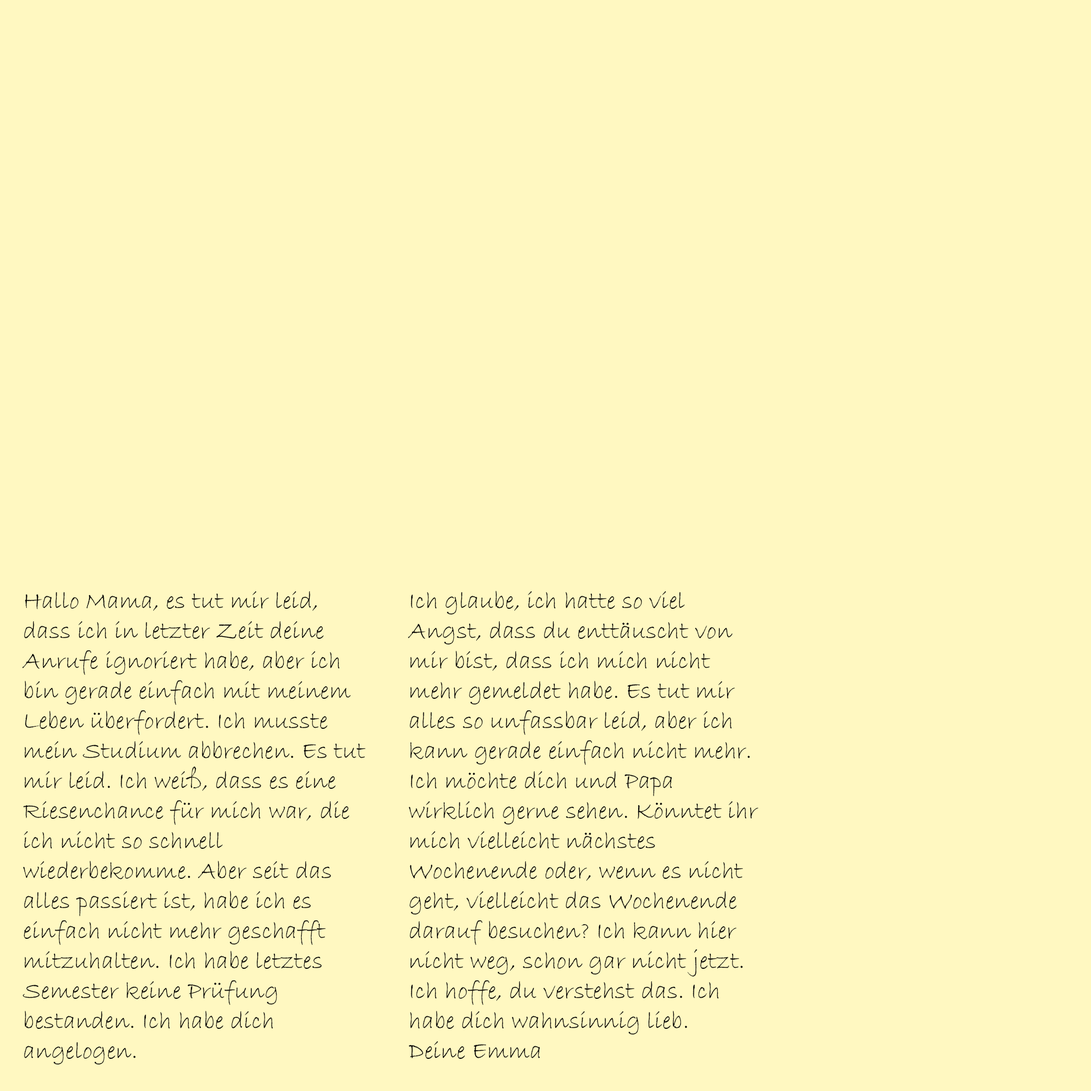
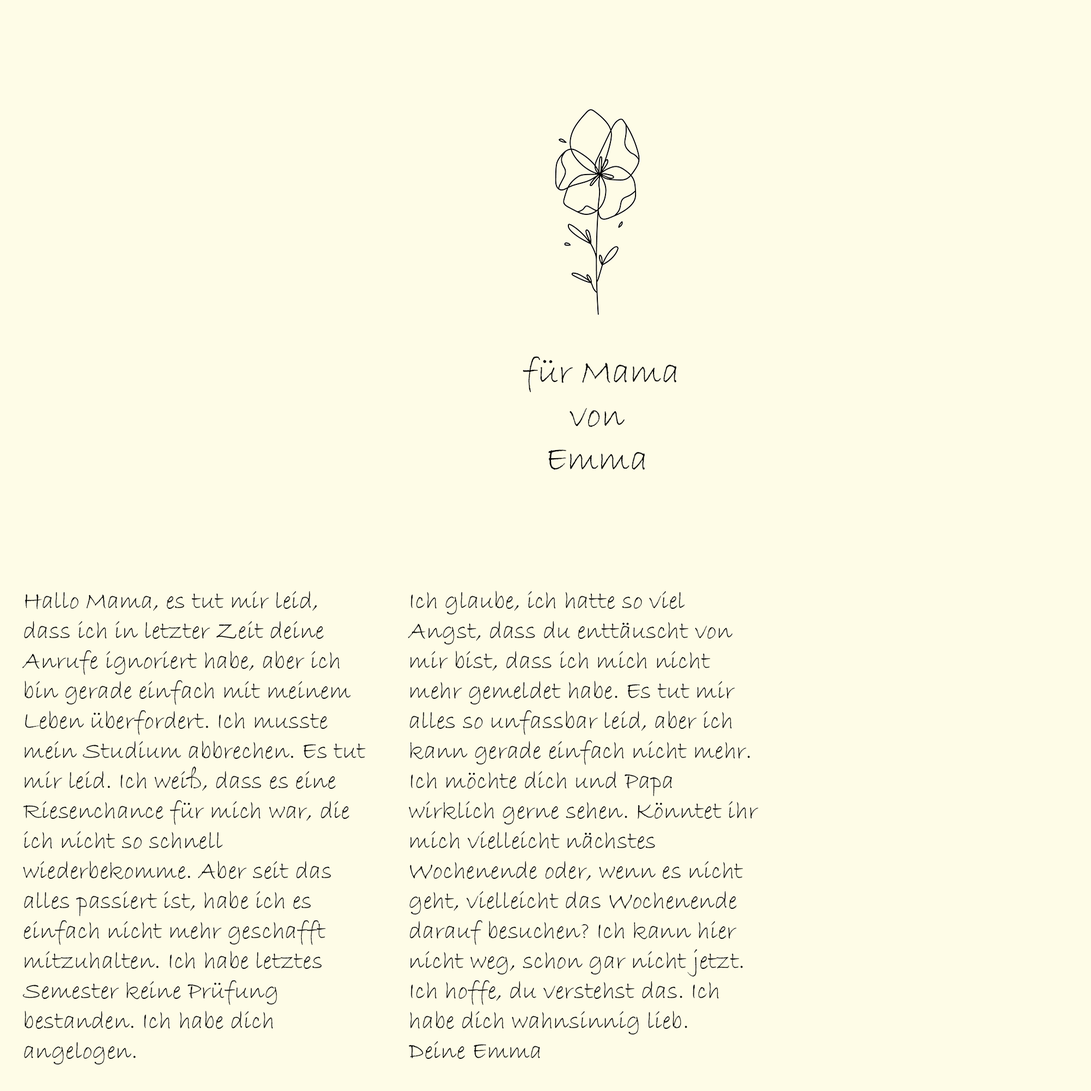
Revision of a layered w=1091, h=1091 image; what changed, layer by layer:
added layer "für Mama von Emma" above "Ich glaube, ich hatte so viel Angst, dass du enttäuscht von mir" over [522, 356, 678, 470]
added layer "Layer 1" above "7081777" over [555, 109, 641, 316]
painted on "Rectangle 1" over [0, 0, 1091, 1091]
